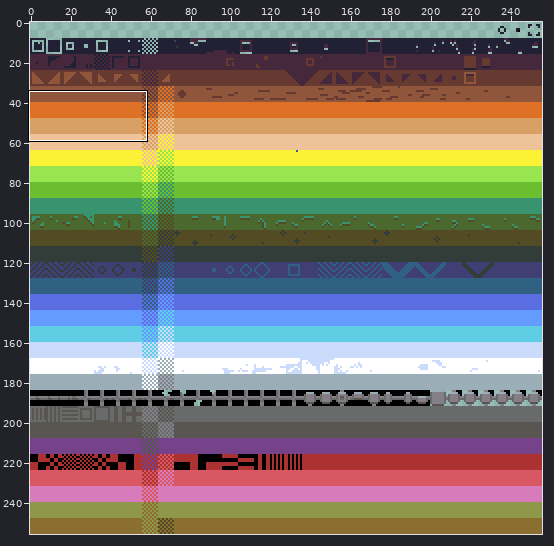
One commit to this pixel-art file: rawAssets/tiles.aseprite. Above: a wide view before the commit, with the close-up outlined.
Close-up. Old version:
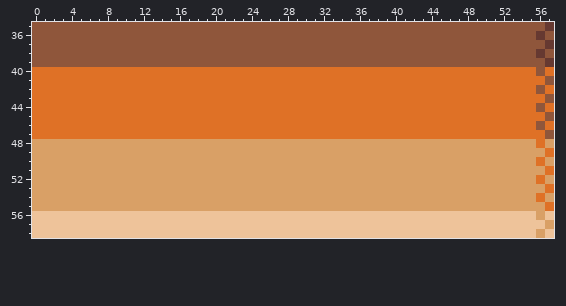
256x256 pixels, 1 frame. Shown: x 0..57, y 35..58.
The result:
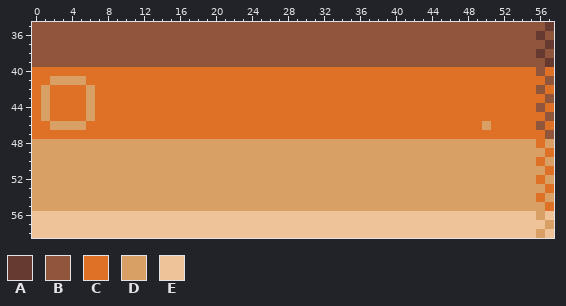
Palette (. is transparent): A #663931  B #8f563b  C #df7126  D #d9a066  E #eec39a
Changes in this commit:
y 41: x 2..5 CCCC -> DDDD
y 42..45: x 1 C -> D; x 6 C -> D
y 46: x 2..5 CCCC -> DDDD; x 50 C -> D
Where, in picture pixels (left, top, right, bottom), the same in both close-ups:
changed: (41, 76, 95, 130)
changed: (482, 121, 491, 130)
